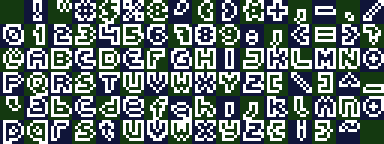
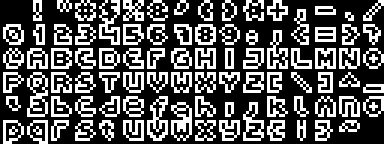
Layered file, before and after one edit (384 x 144). Changes by layer:
hid "8x8 checker grid" over (0, 0, 384, 144)
